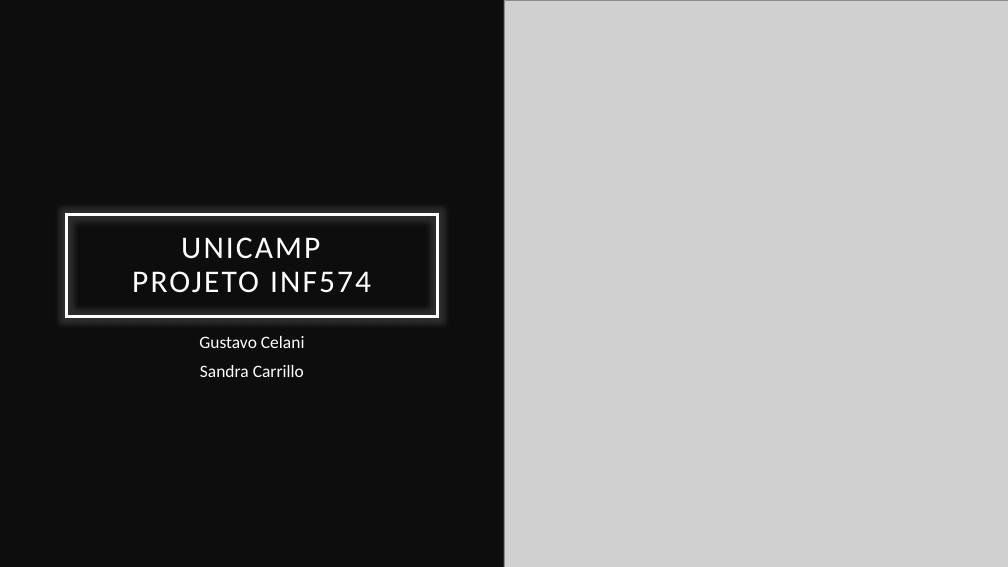
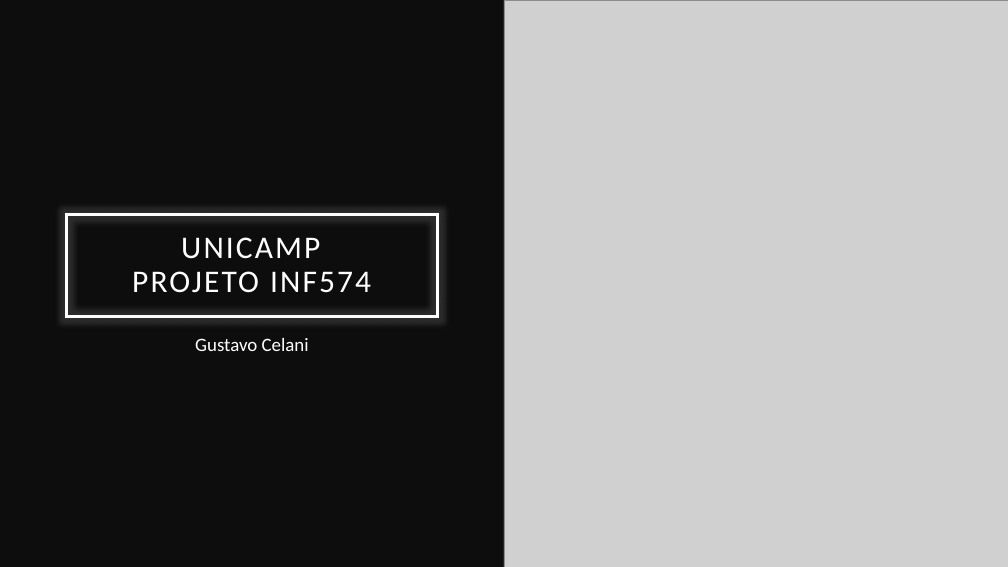
Before and after one commit to gustavocelani/shell_scripts, a slide deck: slide 1 of lxd/monitored_environment/doc/Presentation.pptx. Drawn at 1008x567 pixels with LibreOffice and Linux fonts; fonts in the diff are those of the drawing; grey boxes stand for pictures. Boxes give left, top, right and bottom in pixels: in the first picture for what was removed or moved away, otherwise in the second. Text is boxed around its words. In the diff, an @@ line names an element or a change of style, - is before the commit and + after.

```diff
--- a/lxd/monitored_environment/doc/Presentation.pptx
+++ b/lxd/monitored_environment/doc/Presentation.pptx
@@ subtitle "Gustavo Celani" at [195, 338, 309, 351]: size 16.6 to 18 pt; line spacing 0.9 to 1 @@
@@ subtitle at [200, 365, 304, 377]: paragraph removed @@
-Sandra Carrillo
```
Also in this commit, not shown: 2 slides removed, 4 other files.
